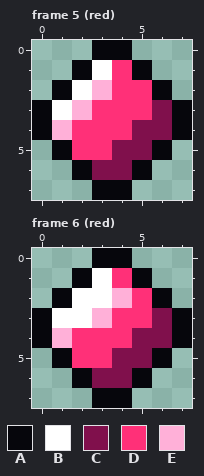
File history of a pixel-art file, projects/007_survivors/art/gems.aseprite. That is the earlier state.
8x8 pixels, 6 frames. Colours within 5 levels of each other are drawn and written as one. Shown: frame 5 (red), frame 6 (red). The commit also changed other frames, which this record leaves out.
Palette (. is transparent): A #06060c  B #ffffff  C #80104c  D #ff3078  E #ffb0d8
Pixels before, frame 5 (red), first column x 0:
0 ...AA...
1 ..ABDA..
2 .ABEDDA.
3 ABEDDDCA
4 AEDDDCCA
5 .ADDCCA.
6 ..ACCA..
7 ...AA...
Pixels before, frame 6 (red), first column x 0:
0 ...AA...
1 ..ABDA..
2 .ABBEDA.
3 ABBEDDCA
4 AEDDDCCA
5 .ADDCCA.
6 ..ACCA..
7 ...AA...
The result:
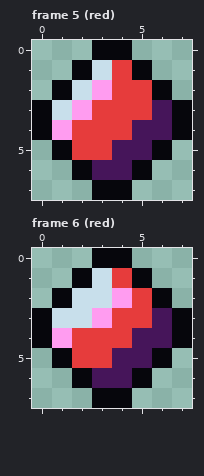
Difference:
colour B: #ffffff -> #c8dfeb
colour C: #80104c -> #46155a
colour D: #ff3078 -> #e63c3c
colour E: #ffb0d8 -> #ff9cf0
Boxes around the changes in both pictures, in picture pixels (x1, y1, x2, y2):
changed: (52, 60, 172, 180)
changed: (52, 268, 172, 388)
